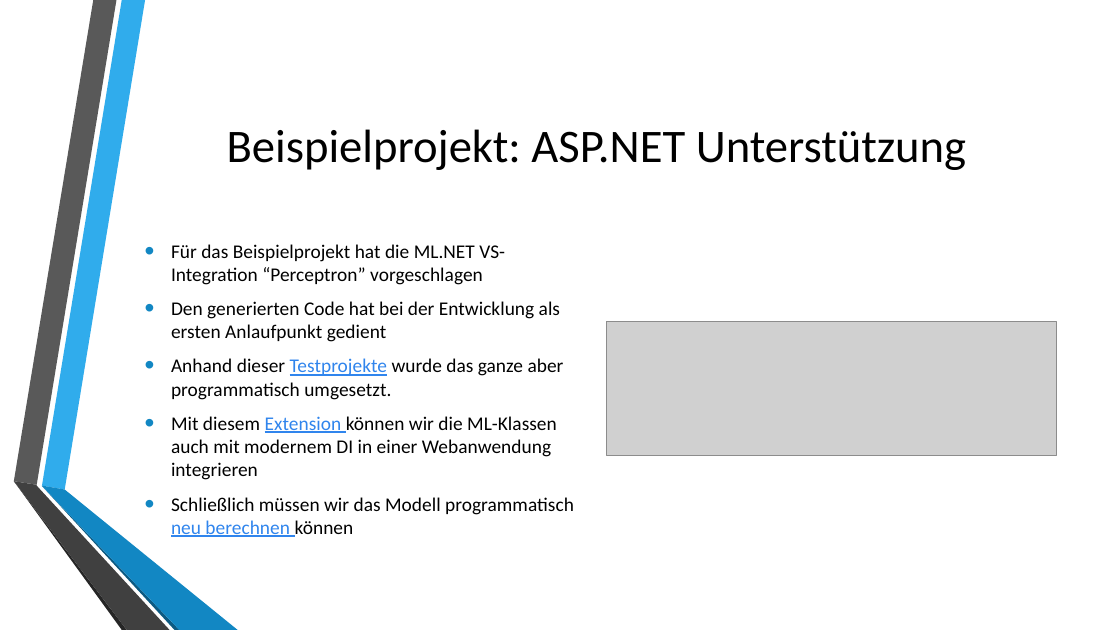
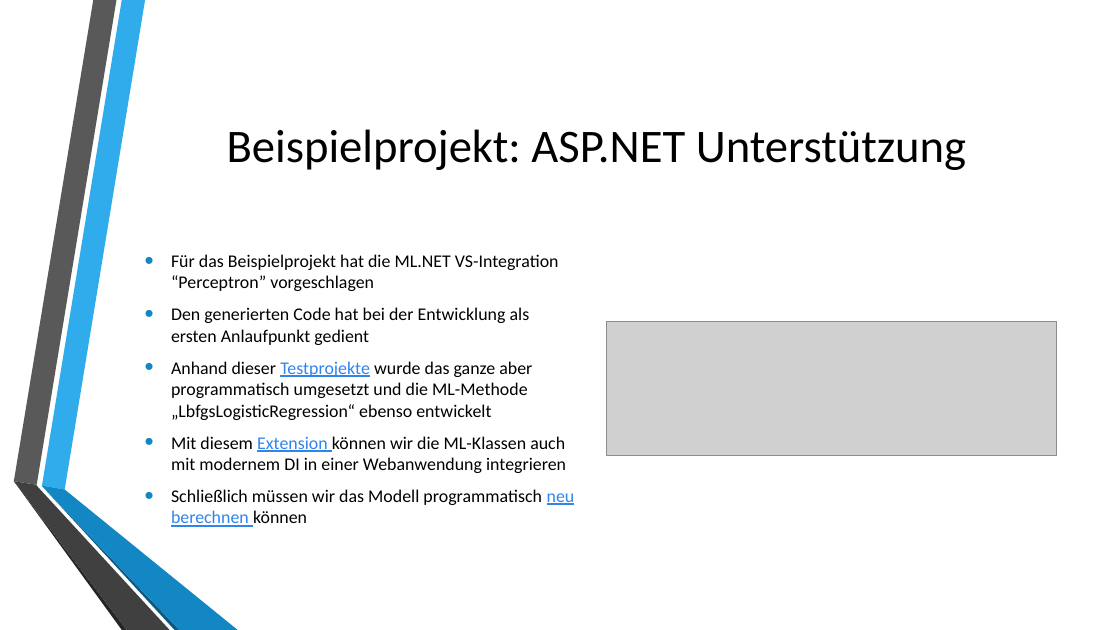
Before and after one commit to crisisdice/ml.net, a slide deck: slide 11 of doc/ML.NET.pptx. Drawn at 1120x630 pixels with LibreOffice and Linux fonts; fonts in the diff are those of the drawing; grey boxes stand for pictures; background and template pictures are left out. Boxes give left, top, right and bottom in pixels: in the first picture for what was removed or moved away, otherwise in the second. Text is boxed around its words. In the diff, an @@ line names an element or a change of style, - is before the commit and + after.

Commit message:
document regression model

```diff
--- a/doc/ML.NET.pptx
+++ b/doc/ML.NET.pptx
@@ text at (171,254,575,527): size 16.6 to 15.3 pt in "Für das Beispielprojekt hat die ML.NET VS-Integration ...", "Den generierten Code hat bei der Entwicklung ...", "Mit diesem Extension können wir die ML-Klassen ...", "Schließlich müssen wir das Modell programmatisch neu ..." @@
@@ text at (171,361,532,420): text changed; size 16.6 to 15.3 pt @@
-• Anhand dieser Testprojekte wurde das ganze aber programmatisch umgesetzt.
+• Anhand dieser Testprojekte wurde das ganze aber programmatisch umgesetzt und die ML-Methode „LbfgsLogisticRegression“ ebenso entwickelt
```
Also in this commit, not shown: 1 other slide changed, 1 other file.
